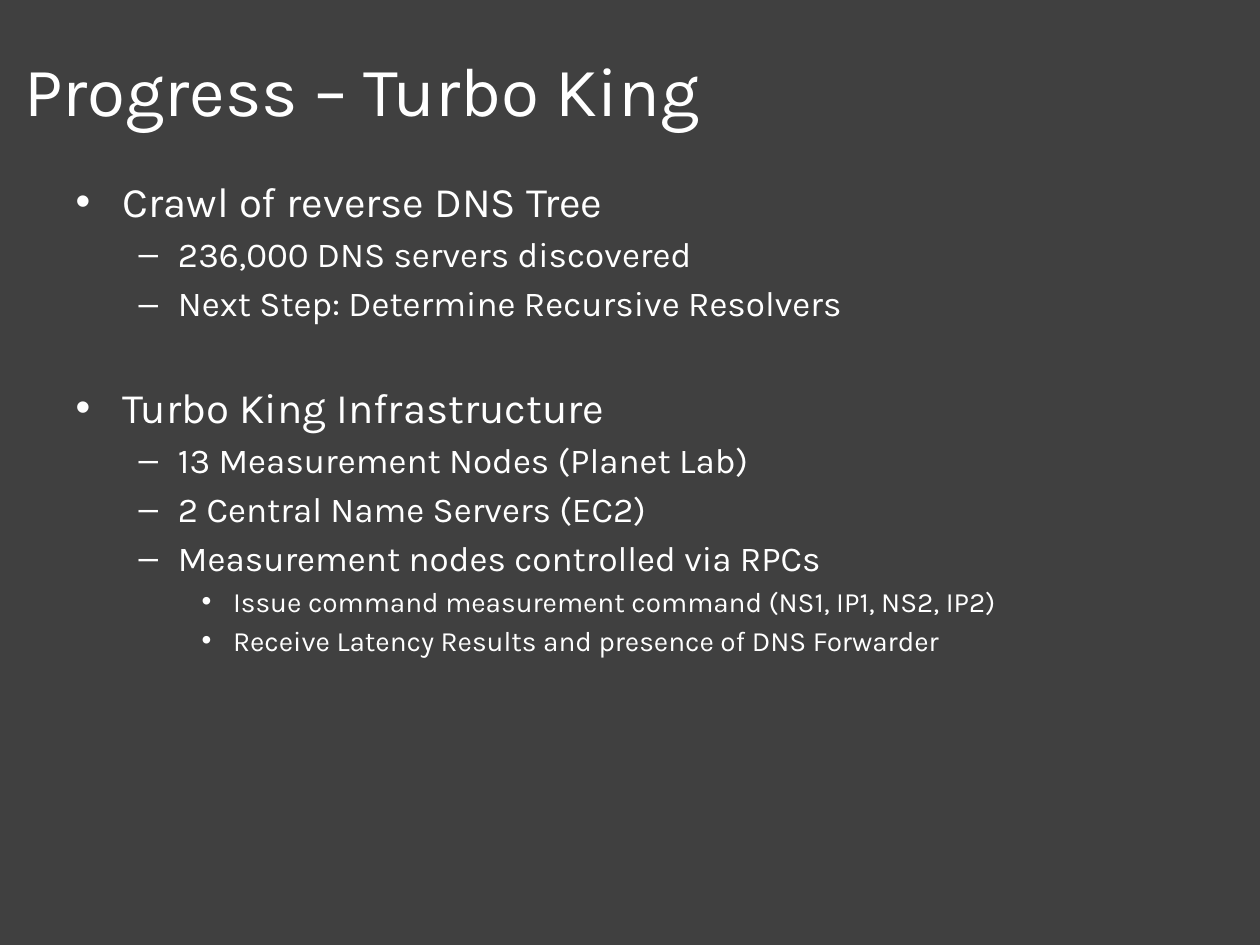
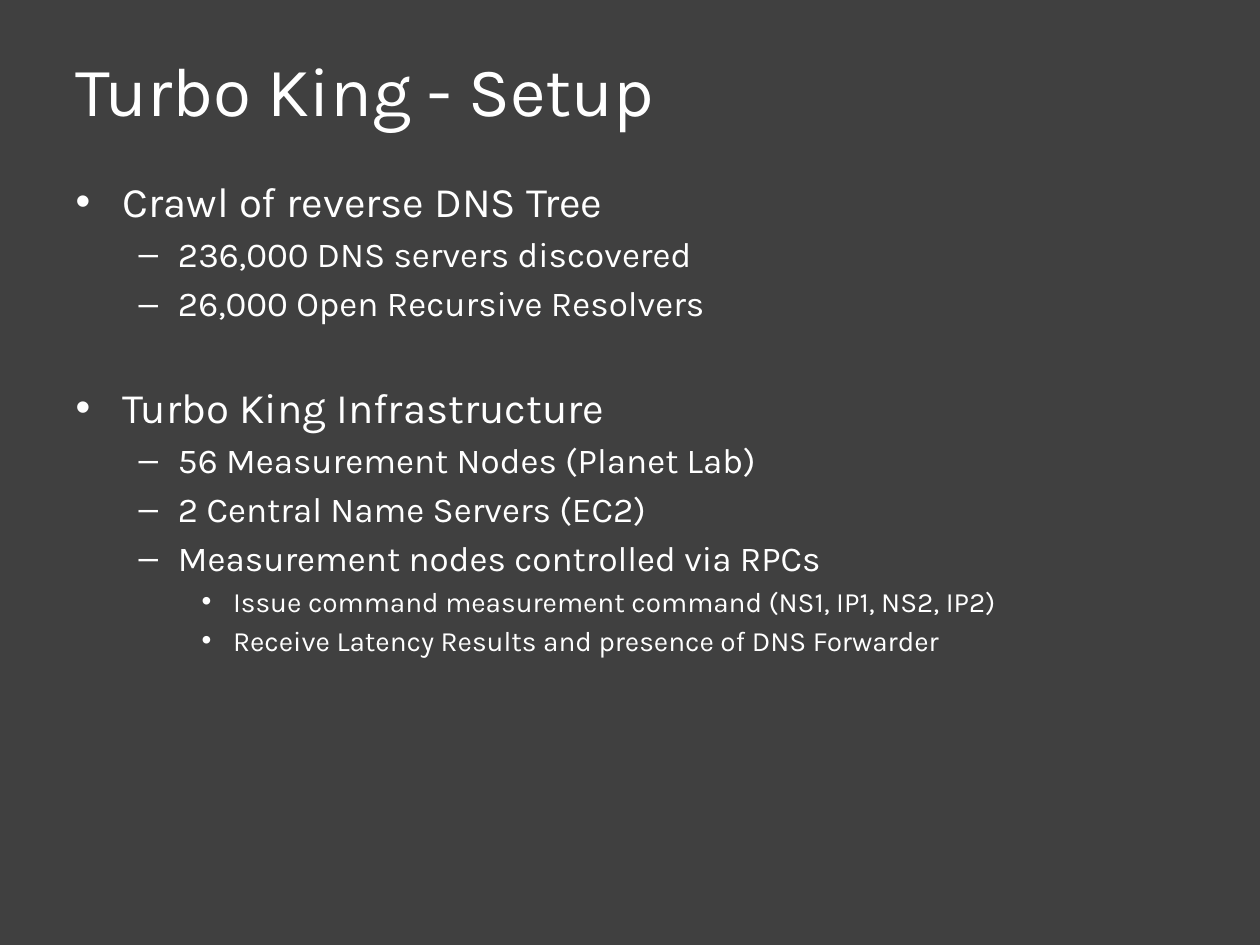
Before and after one commit to nebgnahz/CS268NetworkMeasurement, a slide deck: slide 8 of doc/Final/Final.pptx (slide 7 before the commit). Drawn at 1260x945 pixels with LibreOffice and Linux fonts; fonts in the diff are those of the drawing. Boxes give left, top, right and bottom in pixels: in the first picture for what was removed or moved away, otherwise in the second. Text is boxed around its words. In the diff, an @@ line names an element or a change of style, - is before the commit and + after.

Commit message:
adding turbo king slides

```diff
--- a/doc/Final/Final.pptx
+++ b/doc/Final/Final.pptx
@@ title at [76, 68, 654, 132]: text changed @@
-Progress – Turbo King
+Turbo King - Setup
@@ text at [178, 292, 704, 325]: text changed @@
-  – Next Step: Determine Recursive Resolvers
+  – 26,000 Open Recursive Resolvers
@@ text at [178, 447, 756, 477]: text changed @@
-  – 13 Measurement Nodes (Planet Lab)
+  – 56 Measurement Nodes (Planet Lab)
```
Also in this commit, not shown: 2 slides added.
